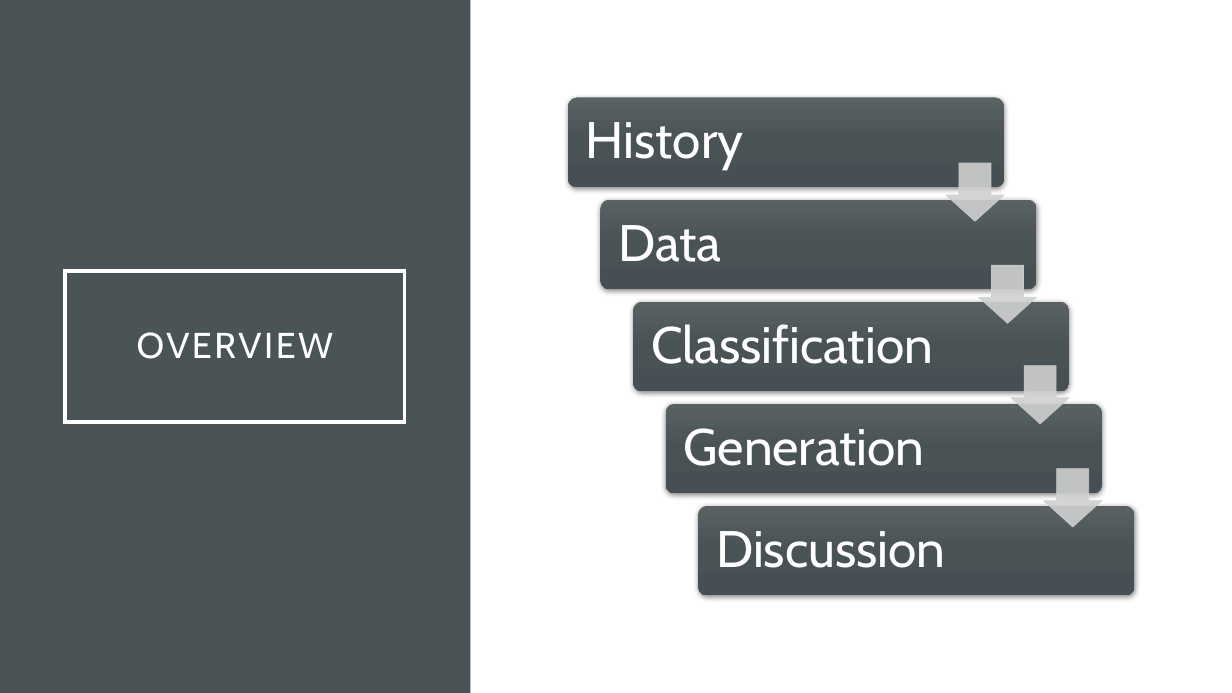
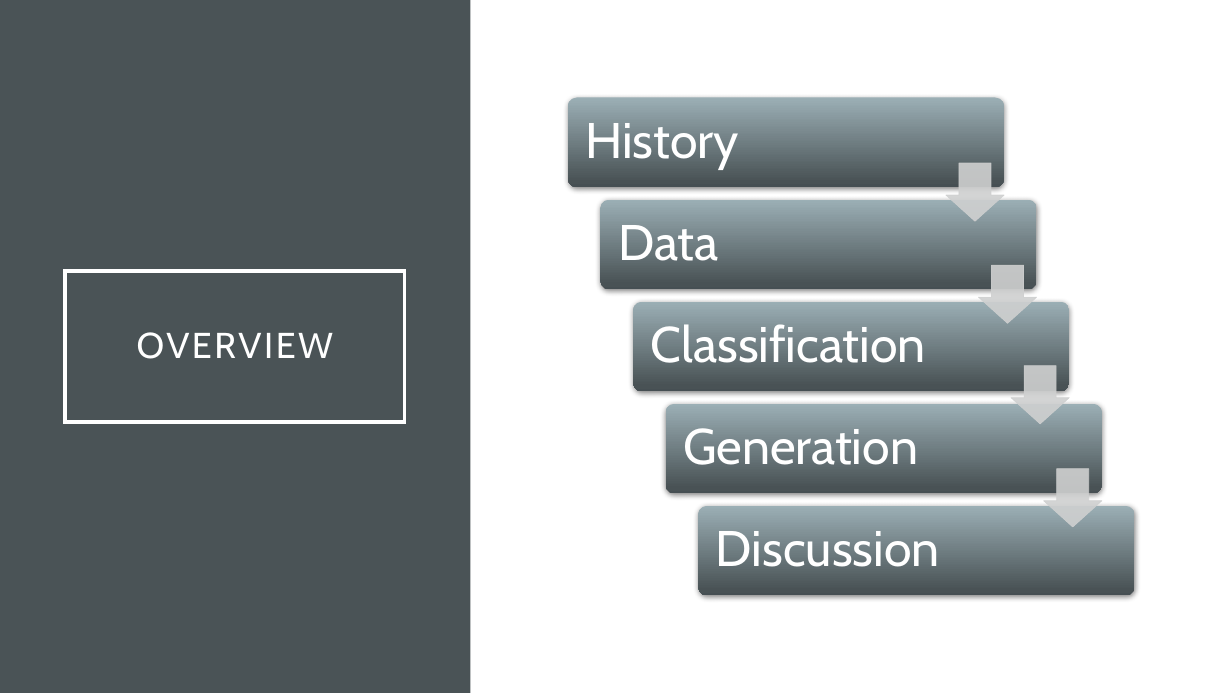
Before and after one commit to rstrelow001/CSCI-UR-Music-Composition, a slide deck: slide 2 of Presentations/MICS Presentation 1.0.pptx (slide 3 before the commit). Drawn at 1232x693 pixels with LibreOffice and Linux fonts; fonts in the diff are those of the drawing. Boxes give left, top, right and bottom in pixels: in the first picture for what was removed or moved away, otherwise in the second. Text is boxed around its words. In the diff, an @@ line names an element or a change of style, - is before the commit and + after.

```diff
--- a/Presentations/MICS Presentation 1.0.pptx
+++ b/Presentations/MICS Presentation 1.0.pptx
@@ fill gradient #5A6163 to #4A5356 to #465053 to gradient #9BAFB5 to #4A5356 to #465053 in 5 elements at (568,98,1005,188), (601,200,1037,289), (633,301,1069,391), (665,404,1102,494), (699,506,1135,595) @@
@@ size 40 to 39 pt in 5 elements at (585,123,739,169), (618,225,718,271), (651,324,926,373), (683,428,918,475), (716,531,940,578) @@
```
Also in this commit, not shown: 14 other slides changed, 5 slides added, 10 slides removed, 32 other files.
